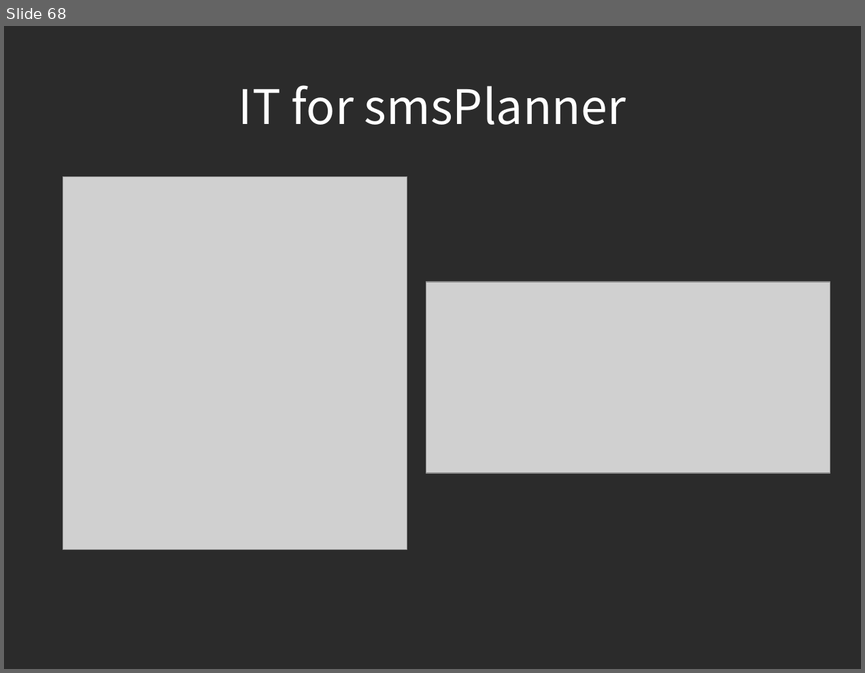
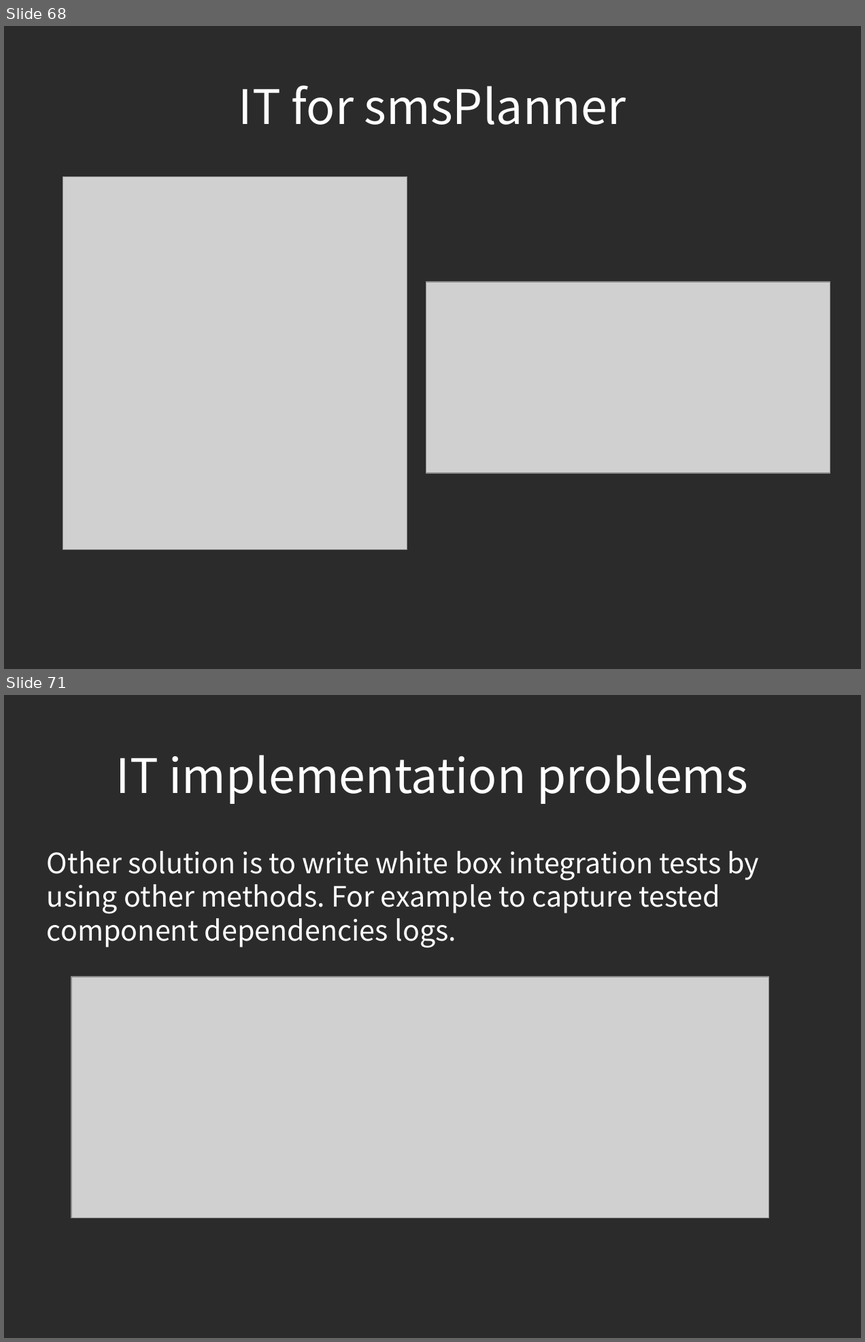
Before and after one commit to piotrek24061988/AutomaticTesting, a slide deck: module1/doc/AutomatedTesting.odp. Shown one above the other, each under a label of ours: slide 68 before the commit, slides 68 and 71 after it; the slides between them are not shown. The pictures are 865x673 and 865x1342 pixels, drawn with LibreOffice and Linux fonts; fonts in the diff are those of the drawing; grey boxes stand for pictures; background and template pictures are left out; a plain dark background stands for a picture behind light text. Boxes give left, top, right and bottom in pixels: in the first picture for what was removed or moved away, otherwise in the second. Text is boxed around its words. In the diff, an @@ line names an element or a change of style, - is before the commit and + after.

```diff
--- a/module1/doc/AutomatedTesting.odp
+++ b/module1/doc/AutomatedTesting.odp
@@ slide 71 added at (x1=4, y1=695, x2=861, y2=1338), background picture (left out) @@
@@ title added at (x1=116, y1=755, x2=748, y2=804), 44 pt, text #FFFFFF @@
+IT implementation problems
@@ text added at (x1=47, y1=851, x2=759, y2=948), 26 pt, text #FFFFFF @@
+Other solution is to write white box integration tests by using other methods. For example to capture tested component dependencies logs.
@@ picture added at (x1=71, y1=977, x2=770, y2=1217) @@
```
Also in this commit, not shown: 3 other slides added.
